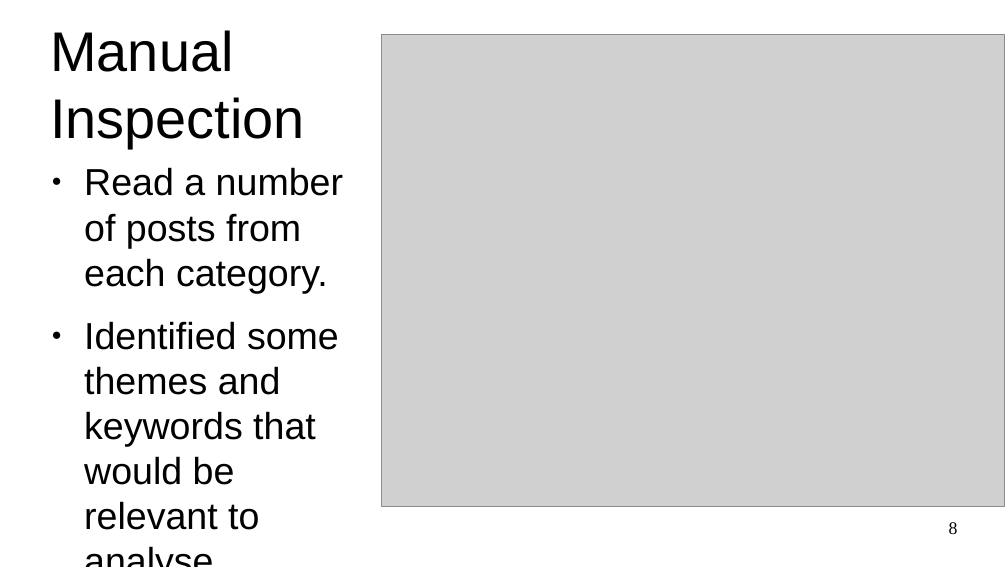
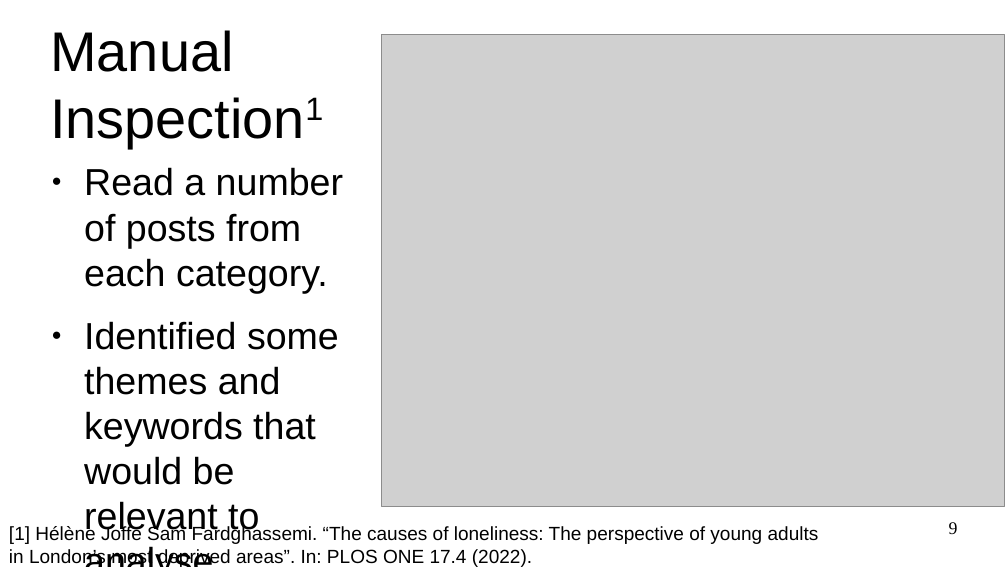
Before and after one commit to aliraeisdanaei/Doomer_Analysis, a slide deck: slide 9 of Presentations/Report.odp (slide 8 before the commit). Drawn at 1008x567 pixels with LibreOffice and Linux fonts; fonts in the diff are those of the drawing; grey boxes stand for pictures. Boxes give left, top, right and bottom in pixels: in the first picture for what was removed or moved away, otherwise in the second. Text is boxed around its words. In the diff, an @@ line names an element or a change of style, - is before the commit and + after.

```diff
--- a/Presentations/Report.odp
+++ b/Presentations/Report.odp
@@ text added at [9, 526, 819, 567], 15 pt, text #000000 @@
+[1] Hélène Joffe Sam Fardghassemi. “The causes of loneliness: The perspective of young adults in London’s most deprived areas”. In: PLOS ONE 17.4 (2022).
@@ page number at [949, 522, 958, 534]: text changed @@
-8
+9
```
Also in this commit, not shown: 7 other slides changed, 2 slides added, 1 slide removed, 2 other files.
